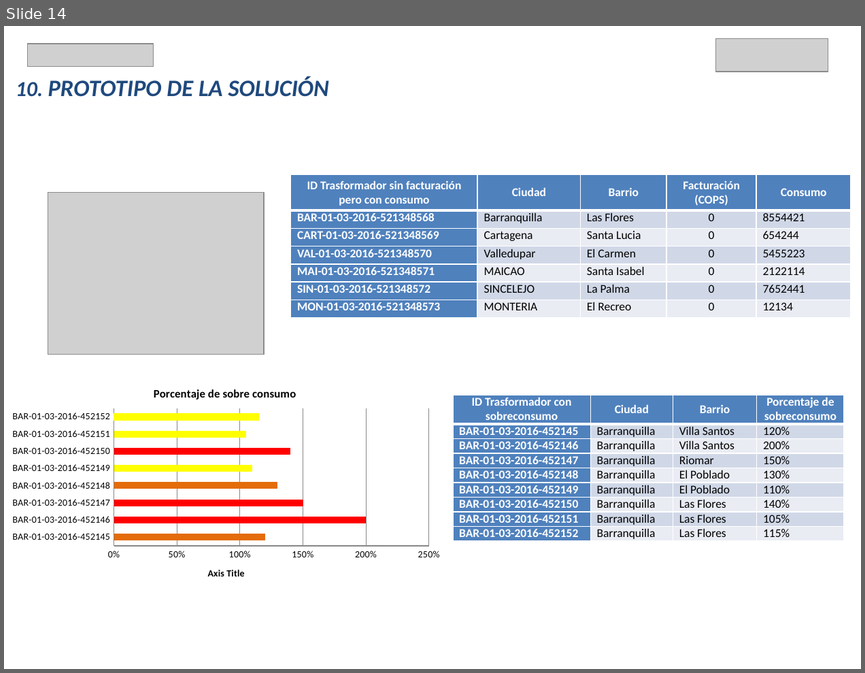
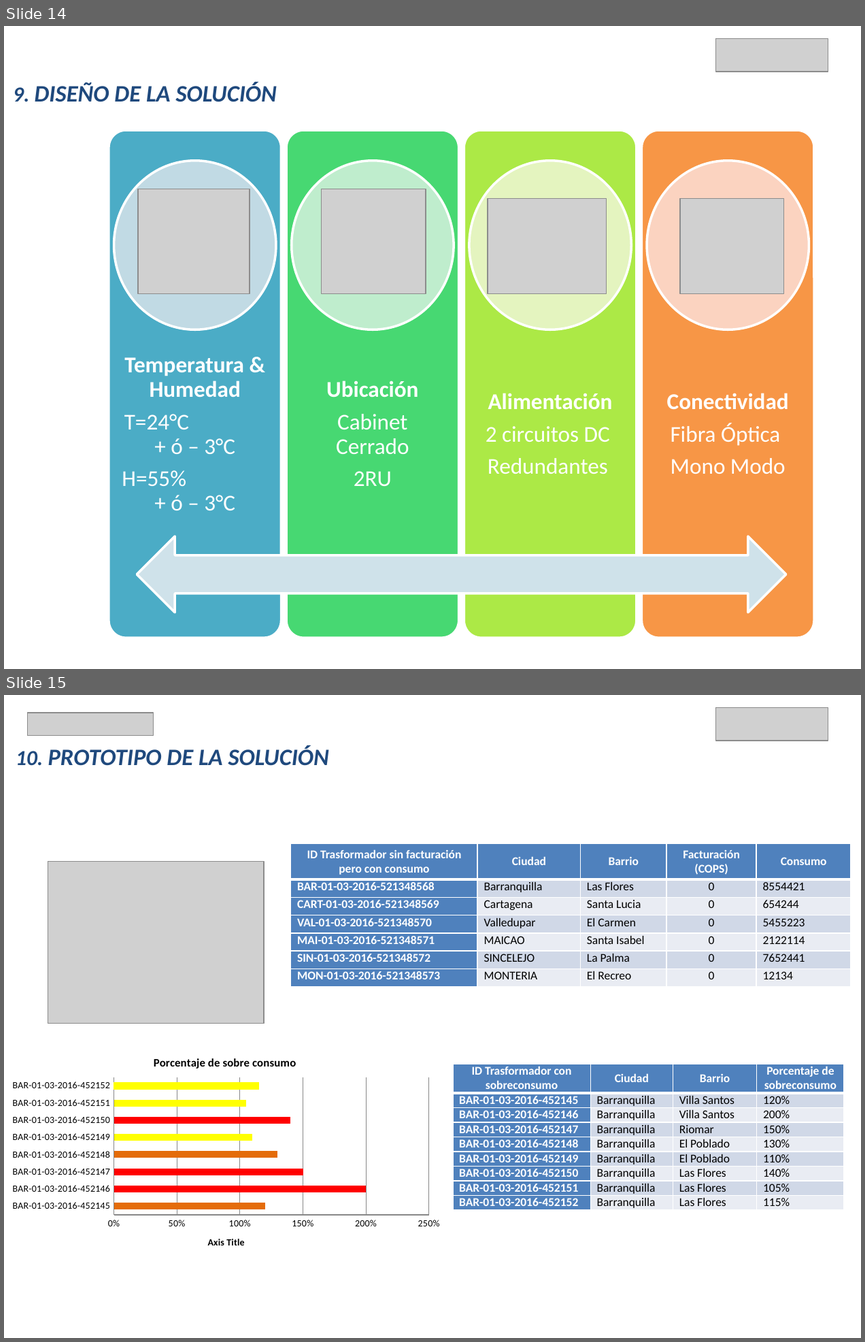
Before and after one commit to JuanCarlosReyesGuerrero/TFG_OBS, a slide deck: PresentacionTFM.pptx. Shown one above the other, each under a label of ours: slide 14 before the commit, slides 14 and 15 after it. The pictures are 865x673 and 865x1342 pixels, drawn with LibreOffice and Linux fonts; fonts in the diff are those of the drawing; grey boxes stand for pictures. Boxes give left, top, right and bottom in pixels: in the first picture for what was removed or moved away, otherwise in the second. Text is boxed around its words. In the diff, an @@ line names an element or a change of style, - is before the commit and + after.

```diff
--- a/PresentacionTFM.pptx
+++ b/PresentacionTFM.pptx
@@ slide 14 added at [4,26,861,669], background #FFFFFF @@
@@ picture added at [716,39,828,72] @@
@@ text added at [13,82,277,102], 19.8 pt, text #1F497D, bold, italic @@
+9. DISEÑO DE LA SOLUCIÓN
@@ picture added at [138,189,249,293] @@
@@ picture added at [321,189,426,293] @@
@@ picture added at [487,198,606,293] @@
@@ picture added at [680,198,784,293] @@
@@ group added at [109,129,814,637]: 4 rounded rectangles, 4 texts, 4 ellipses, 1 left right arrow @@
+Temperatura & Humedad
+T=24°C + ó – 3°C
+H=55% + ó – 3°C
+Ubicación
+Cabinet Cerrado
+2RU
+Alimentación
+2 circuitos DC
+Redundantes
+Conectividad
+Fibra Óptica
+Mono Modo
@@ what was slide 14 is now slide 15 @@
```
Also in this commit, not shown: 4 slides changed, 1 other file.
